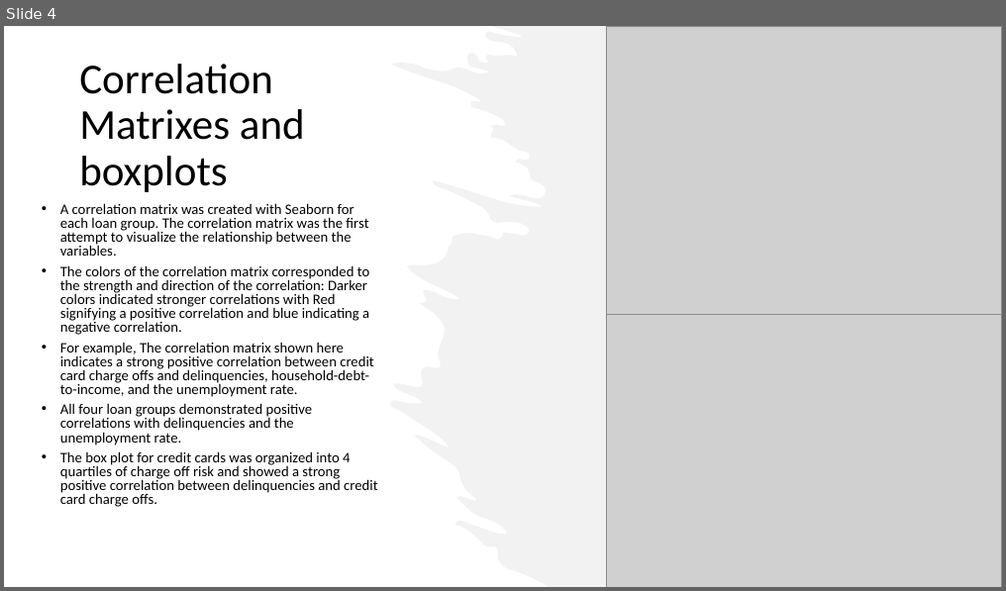
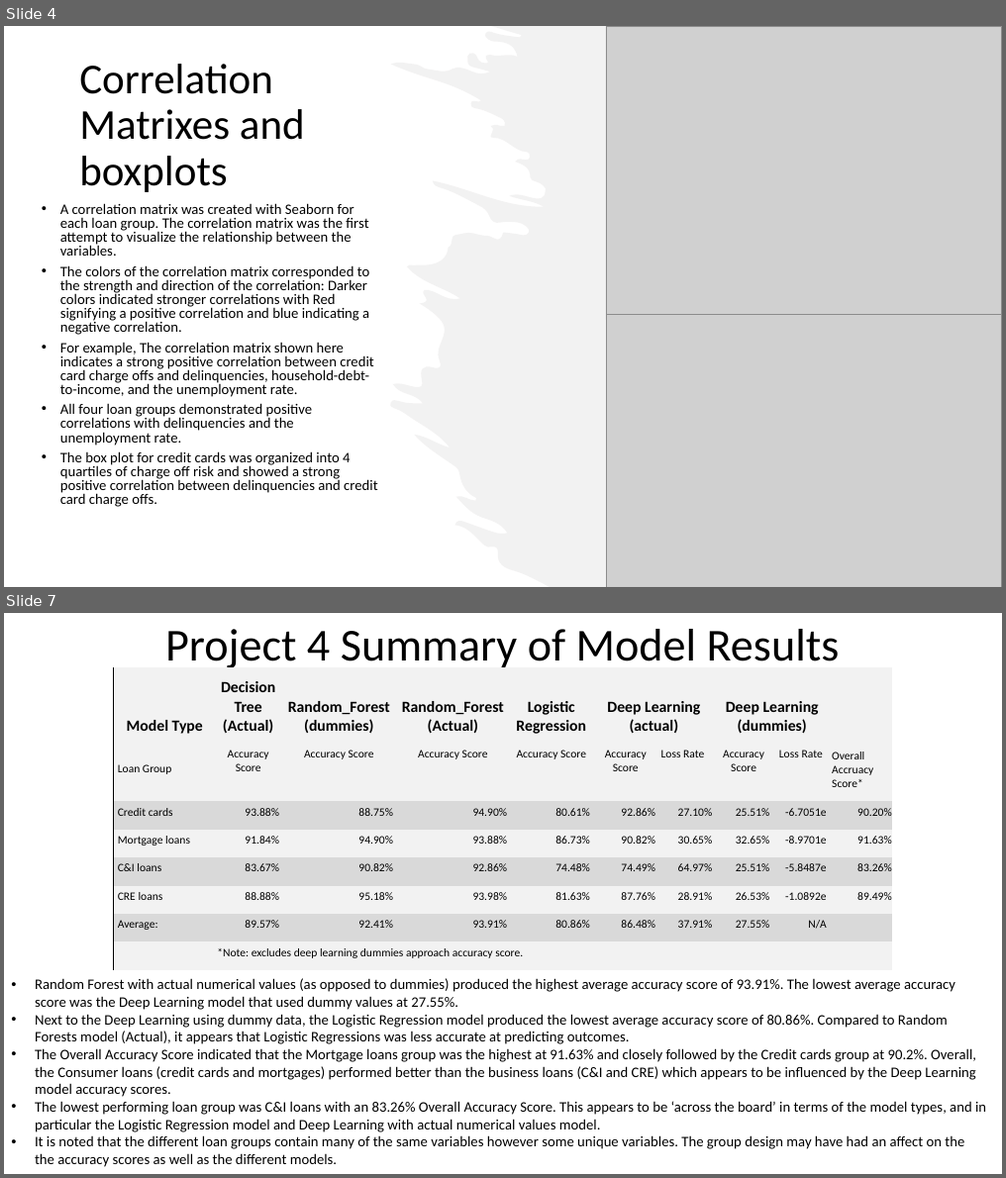
Before and after one commit to RyakDL/Project-Loan-Charge-Offs, a slide deck: Project_4 Presentation_v1.pptx. Shown one above the other, each under a label of ours: slide 4 before the commit, slides 4 and 7 after it; the slides between them are not shown. The pictures are 1006x591 and 1006x1178 pixels, drawn with LibreOffice and Linux fonts; fonts in the diff are those of the drawing; grey boxes stand for pictures. Boxes give left, top, right and bottom in pixels: in the first picture for what was removed or moved away, otherwise in the second. Text is boxed around its words. In the diff, an @@ line names an element or a change of style, - is before the commit and + after.

```diff
--- a/Project_4 Presentation_v1.pptx
+++ b/Project_4 Presentation_v1.pptx
@@ slide 7 added at (x1=4, y1=613, x2=1002, y2=1174), background #FFFFFF @@
@@ title added at (x1=165, y1=629, x2=840, y2=667), 44 pt, text #000000 @@
+Project 4 Summary of Model Results
@@ table added at (x1=113, y1=667, x2=892, y2=970), 8 rows, 10 columns @@
+Model Type | Decision Tree (Actual) | Random_Forest (dummies) | Random_Forest (Actual) | Logistic Regression | Deep Learning (actual) |  | Deep Learning (dummies) |  | 
+Loan Group | Accuracy Score | Accuracy Score | Accuracy Score | Accuracy Score | Accuracy Score | Loss Rate | Accuracy Score | Loss Rate | Overall Accruacy Score*
+Credit cards | 93.88% | 88.75% | 94.90% | 80.61% | 92.86% | 27.10% | 25.51% | -6.7051e | 90.20%
+Mortgage loans | 91.84% | 94.90% | 93.88% | 86.73% | 90.82% | 30.65% | 32.65% | -8.9701e | 91.63%
+C&I loans | 83.67% | 90.82% | 92.86% | 74.48% | 74.49% | 64.97% | 25.51% | -5.8487e | 83.26%
+CRE loans | 88.88% | 95.18% | 93.98% | 81.63% | 87.76% | 28.91% | 26.53% | -1.0892e | 89.49%
+Average: | 89.57% | 92.41% | 93.91% | 80.86% | 86.48% | 37.91% | 27.55% | N/A | 
+ | *Note: excludes deep learning dummies approach accuracy score. |  |  |  |  |  |  |  | 
@@ freeform shape added at (x1=316, y1=756, x2=690, y2=757), fill #ED7D31, outline #ED7D31 3.25 pt @@
@@ text added at (x1=35, y1=978, x2=986, y2=1167), 14 pt, text #000000 @@
+• Random Forest with actual numerical values (as opposed to dummies) produced the highest average accuracy score of 93.91%. The lowest average accuracy score was the Deep Learning model that used dummy values at 27.55%.
+• Next to the Deep Learning using dummy data, the Logistic Regression model produced the lowest average accuracy score of 80.86%. Compared to Random Forests model (Actual), it appears that Logistic Regressions was less accurate at predicting outcomes.
+• The Overall Accuracy Score indicated that the Mortgage loans group was the highest at 91.63% and closely followed by the Credit cards group at 90.2%. Overall, the Consumer loans (credit cards and mortgages) performed better than the business loans (C&I and CRE) which appears to be influenced by the Deep Learning model accuracy scores.
+• The lowest performing loan group was C&I loans with an 83.26% Overall Accuracy Score. This appears to be ‘across the board’ in terms of the model types, and in particular the Logistic Regression model and Deep Learning with actual numerical values model.
+• It is noted that the different loan groups contain many of the same variables however some unique variables. The group design may have had an affect on the the accuracy scores as well as the different models.
```
Also in this commit, not shown: 4 slides changed, 1 other slide added, 1 other file.
